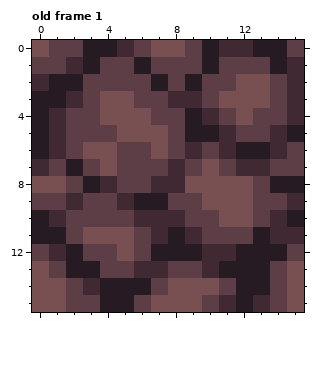
File history of a pixel-art file, assets_builders/Art/GroundTiles.aseprite. The picture above was drawn from the file before the commit.
16x16 pixels, 8 frames. Shown: old frame 1. The commit also changed other frames, which this record leaves out.
New version:
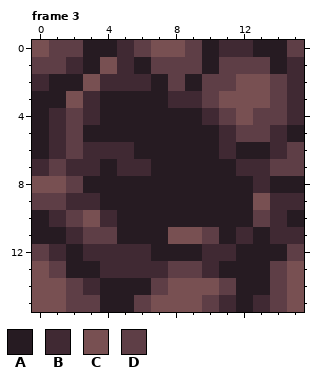
Palette (. is transparent): A #261b22  B #402933  C #785052  D #5e3e46
A new or re-ordered frame is compared with the old frame closest to it.
Changes in this commit:
frames re-ordered
--- frame 3 against old frame 1, layers "Light", "Stones", "DarkShadow"
@@ x 0..15 @@
  0 CDDAABDCCDABBAAD
- 1 DDBADDADDDADDDAB
- 2 BAADDDDADADDCCDB
- 3 AABDCCDDBBDCCCDB
- 4 ABDDCCCDDABDCDDB
- 5 ABDDDCCCDAABDDBA
- 6 ABDCCDDCDBDBAABD
- 7 BDADCDDDBDCDBBDD
- 8 CCDABDDBBCCCCDAA
- 9 DDBDDBAADDCCCDDB
-10 ABDDDDBBBDDCCDBA
-11 AADCCCDBABDDDABB
-12 DBADDCDAAABBAAAD
-13 CDAADDBBDDBAAADC
+ 1 DDBACBADDDADDDAB
+ 2 BAACBBBADADDCCDB
+ 3 AACBAAAABBDCCCDB
+ 4 ABDBAAAAAABDCDDB
+ 5 ABDAAAAAAAABDDBA
+ 6 ABDBBBAAAAABAABD
+ 7 BDBBABBAAAAABBDD
+ 8 CCDAAAAAAAAAABAA
+ 9 DDBBAAAAAAAAACBB
+10 ABDCBAAAAAAAADBA
+11 AABDDAAACCDABABB
+12 DBABBBBAAABBAAAD
+13 CDAABBBBDDBAAADC
 14 CCDBAAADCCCDAADC
Changed places in both pictures, as pixel boxes (x1, y1, x2, y2):
changed: (66, 57, 287, 278)
